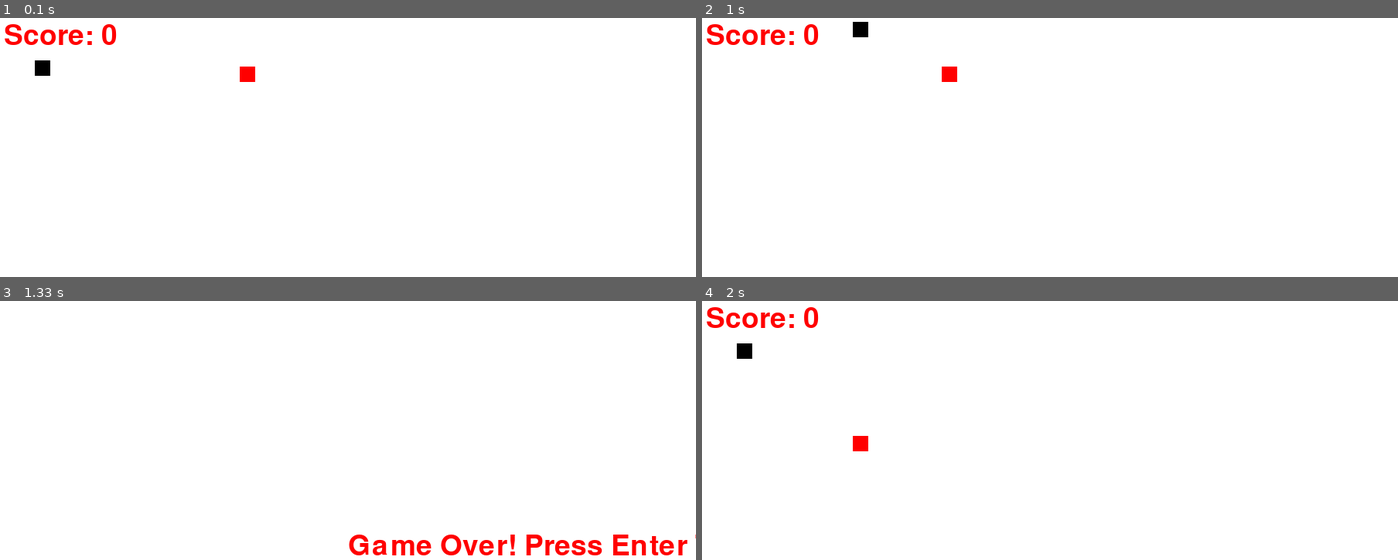
Above: before the commit, frames 1-4 (two rows, left to right).
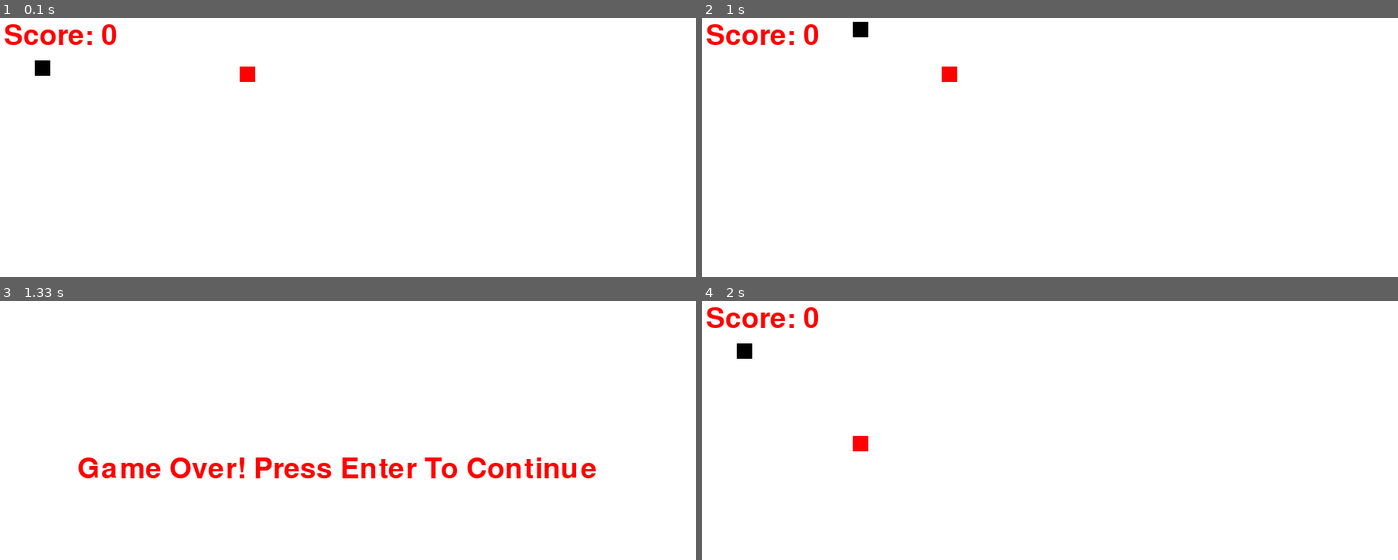
Above: after the commit, the same moments.

Repository: chirag-soni23/Snake-game--Pygame-
Game: pygame game, started from SnakeGame.py
Two runs of this game, one before a commit and one after it. Both use one fixed random seed, a clock stepped at 60 frames per second and the inputs below.
Inputs:
- Up to frame 1 (0.1 s): no input
- Up to frame 2 (1 s): hold Right 0.33-0.8 s; hold Up from 0.83 s (still down)
- Up to frame 3 (1.33 s): release Up at 1.13 s
- Up to frame 4 (2 s): tap Enter at 1.67 s

Frames 1-2 are identical in both runs. In frame 3, 4.2% of the frame differs, in the area x 11-100%, y 60-99%; in frame 4, nothing differs.

Commit message:
snake game

Diff:
--- a/SnakeGame.py
+++ b/SnakeGame.py
@@ -55,7 +55,7 @@
 
         if game_over:
             gameWindow.fill(white)
-            text_screen("Game Over! Press Enter To Continue",red,screen_width/2,screen_height/2)
+            text_screen("Game Over! Press Enter To Continue",red,100,200)
             for event in pygame.event.get():
                 if event.type == pygame.QUIT:
                     exit_game = True
